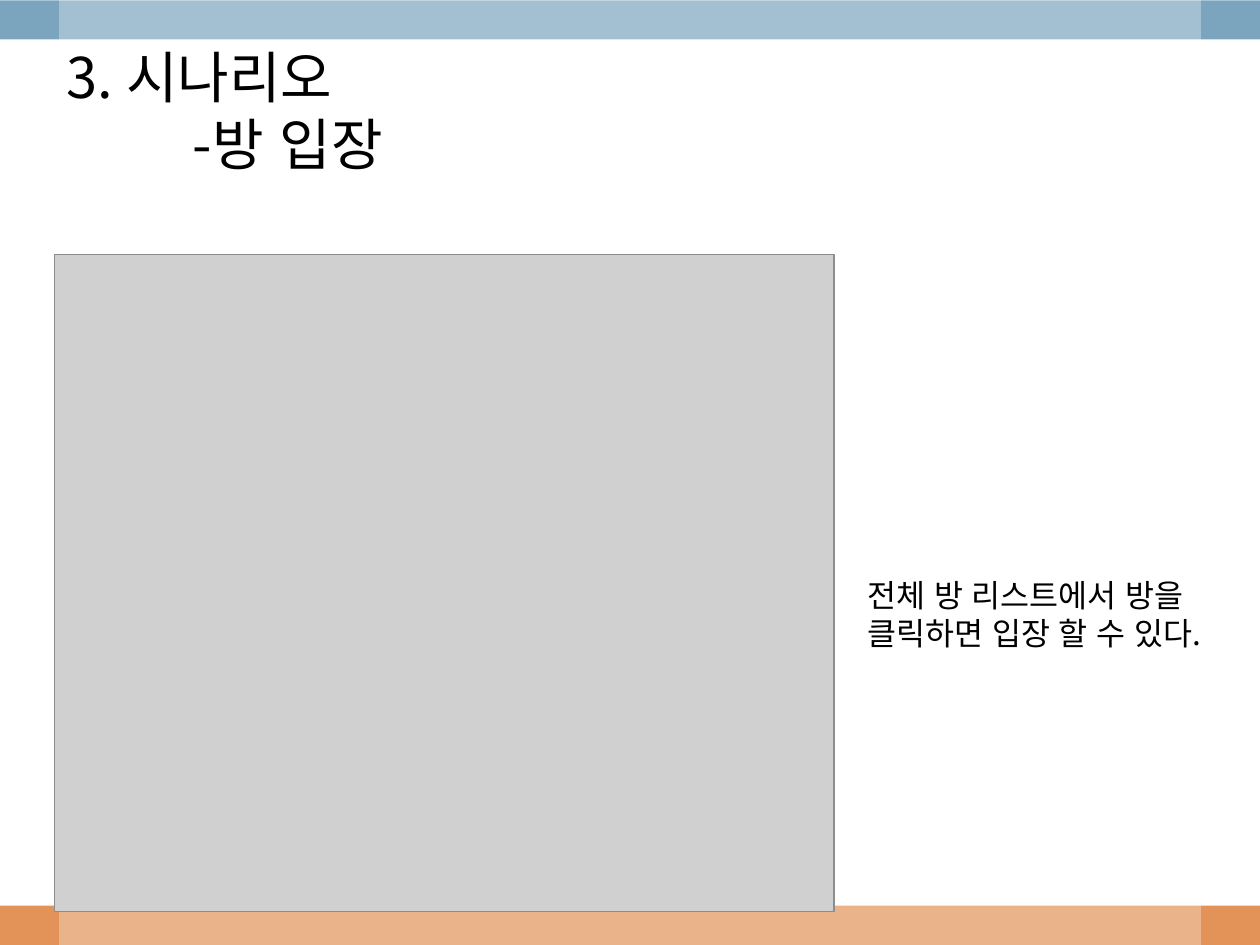
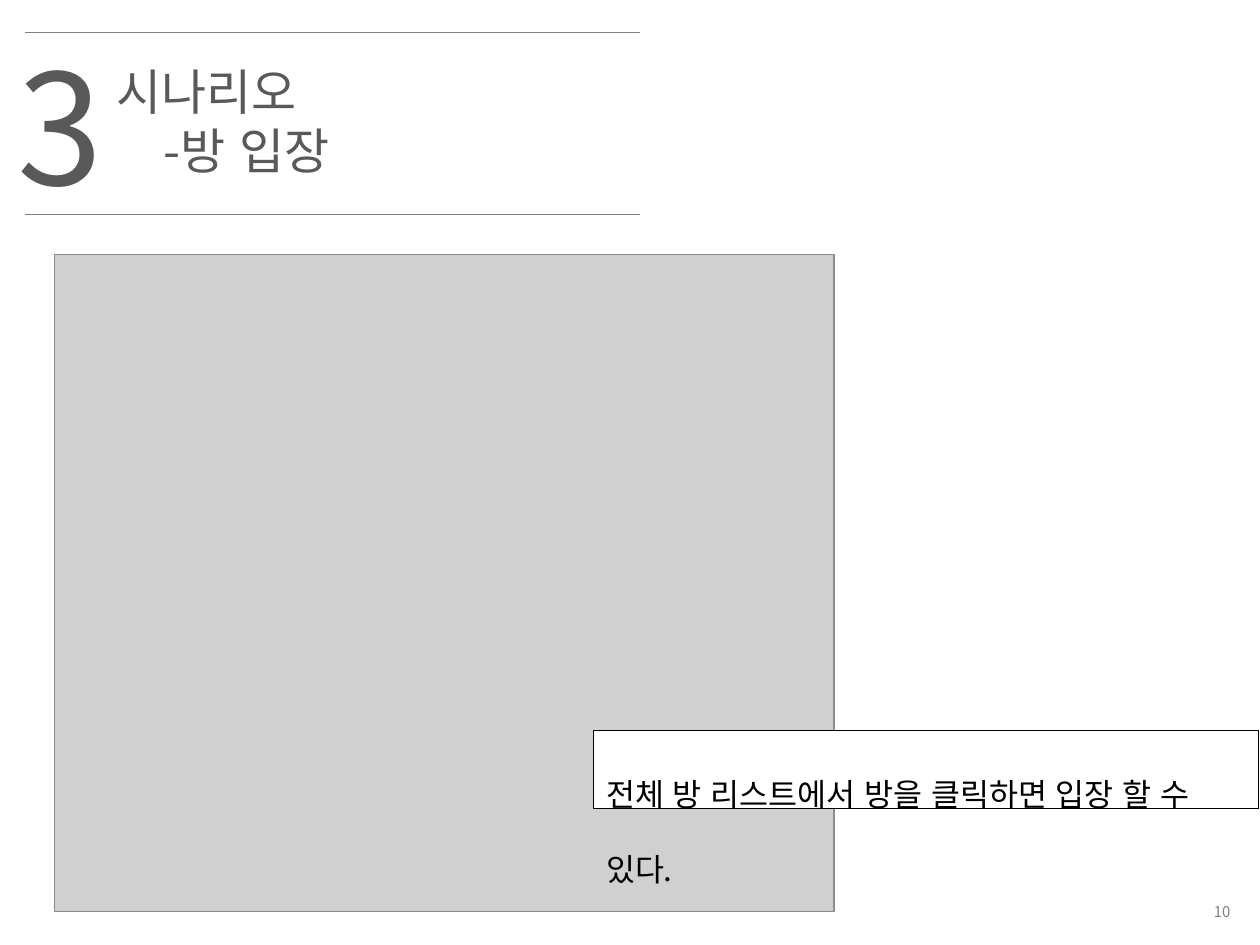
Before and after one commit to imjihun/EglobalStudy, a slide deck: slide 11 of ppt/chatting.pptx. Drawn at 1260x945 pixels with LibreOffice and Linux fonts; fonts in the diff are those of the drawing; grey boxes stand for pictures; background and template pictures are left out. Boxes give left, top, right and bottom in pixels: in the first picture for what was removed or moved away, otherwise in the second. Text is boxed around its words. In the diff, an @@ line names an element or a change of style, - is before the commit and + after.

```diff
--- a/ppt/chatting.pptx
+++ b/ppt/chatting.pptx
@@ rectangle removed at [0,0,1260,39] @@
@@ rectangle removed at [59,0,1201,945] @@
@@ text added at [17,32,102,215], 88 pt, text #595959 @@
+3
@@ line added from (25, 33) to (640, 33), #808080 0.75 pt @@
@@ text "시나리오": place and size @@
-text "시나리오" at [67,51,383,170]
+text "시나리오" at [117,69,329,173]
@@ text at [117,69,297,114]: text changed; size 32 to 28 pt; text colour #000000 to #595959 @@
-3. 시나리오
+시나리오
@@ text at [164,128,329,173]: size 32 to 28 pt, text colour #000000 to #595959 in "-방 입장"; indent changed @@
@@ line added from (25, 214) to (640, 214), #808080 0.75 pt @@
@@ rectangle "전체 방 리스트에서 방을 클릭하면 ...": place and size @@
-rectangle "전체 방 리스트에서 방을 클릭하면 ..." at [867,581,1201,648]
+rectangle "전체 방 리스트에서 방을 클릭하면 ..." at [593,731,1259,809]
@@ rectangle "전체 방 리스트에서 방을 클릭하면 ..." at [593,731,1259,809]: line spacing 1 to 2; fill none to #FFFFFF; outline none to #000000 0.75 pt @@
@@ rectangle removed at [0,906,1260,945] @@
@@ page number added at [1214,906,1231,917], 8.5 pt, text #808080 @@
+10
```
Also in this commit, not shown: 31 other slides changed, 2 slides added, 1 slide removed, 1 other file.
